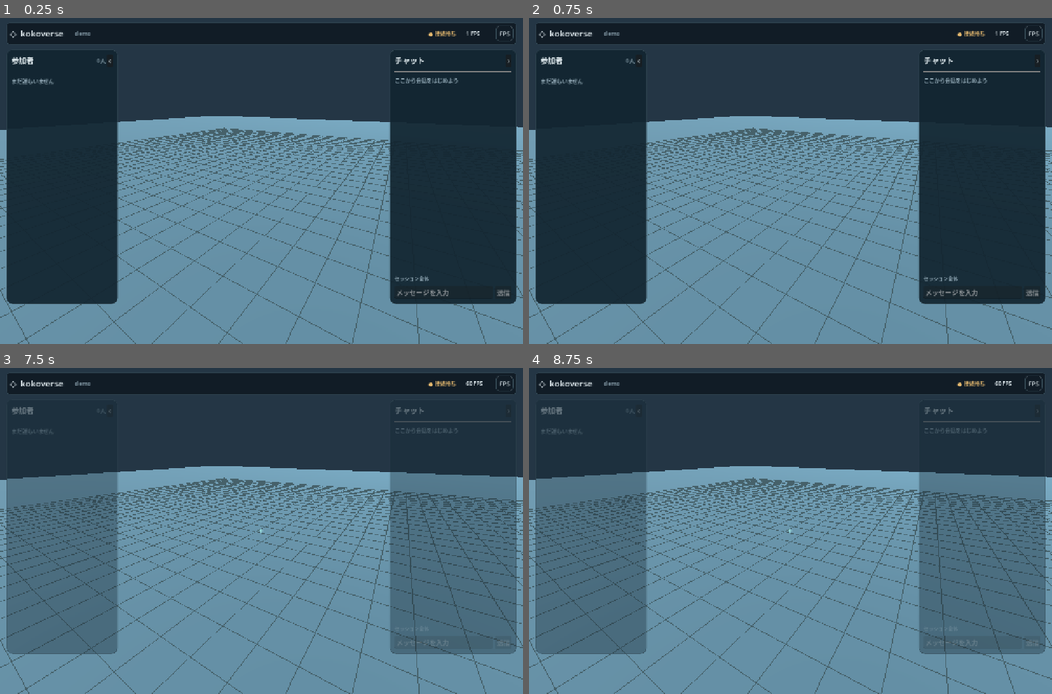
Above: before the commit, frames 1-4 (two rows, left to right).
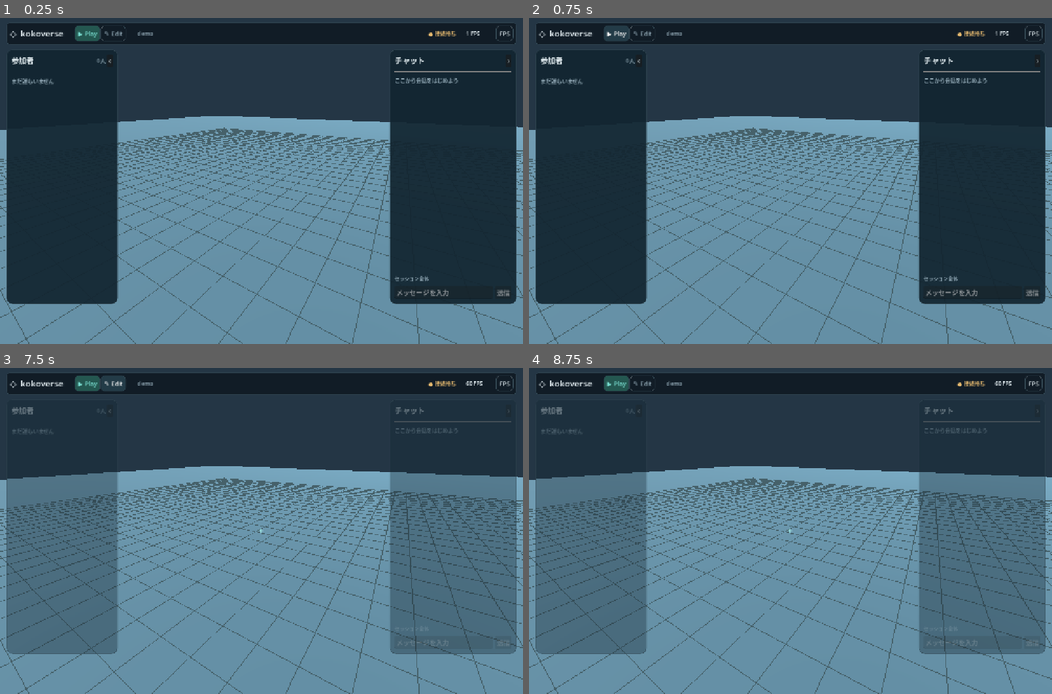
Above: after the commit, the same moments.

Repository: HutsuNoNingen/tukurium
Game: Godot game, scene res://main.tscn
Same seed, same stepped clock (60 frames per second), same inputs: the game is played once before the commit and once after it.
Inputs (mouse positions are in pixels of both pictures, inside the frame that each line leads up to):
- Up to frame 1 (0.25 s): no input
- Up to frame 2 (0.75 s): click (617, 34) at 0.5 s, where only the run after the commit has a clickable "▶ Play"
- Up to frame 3 (7.5 s): click (88, 384) at 1.25 s, where only the run after the commit has a clickable "▶ Play"; click "‹" at 2 s; click "›" at 2.75 s; click "›" at 3.5 s; click "‹" at 4.25 s; click "FPS" at 5 s; click "Fly camera" at 5.75 s; click "Third person" at 6.5 s; click (115, 384) at 7.25 s, where only the run after the commit has a clickable "✎ Edit"
- Up to frame 4 (8.75 s): tap Enter (ui_accept) at 8 s; move the mouse to (816, 527) at 8.02 s; hold W (move_forward) from 8.03 s (still down); tap I at 8.1 s; click (816, 527) at 8.17 s; tap Space (jump) at 8.27 s

The runs differ from the first frame. In frame 1, 0.3% of the frame differs, in the area x 14-30%, y 2-8%; in frame 2, 0.3%; in frame 3, 0.5%; in frame 4, 0.3%.

Commit message:
Add local Play and Edit UI modes

Diff:
--- a/client-godot/creation_smoke.gd
+++ b/client-godot/creation_smoke.gd
@@ -52,6 +52,8 @@
 	var scene=load("res://main.tscn").instantiate()
 	root.add_child(scene)
 	if not await until(func(): return scene.editable and scene.player_initialized,"Scene not ready"): quit(1); return
+	click(scene.hud.edit_mode_buttons.edit.get_global_rect().get_center())
+	if not scene.edit_mode: push_error("Creation tools require Edit mode"); quit(1); return
 	click(root.size*0.5,MOUSE_BUTTON_MIDDLE)
 	click(scene.hud.ring.center+Vector2(0,125))
 	if not await until(func(): return scene.world_panels.panels.size()==1,"Ring did not open shared creation panel"): quit(1); return
--- a/client-godot/hierarchy_smoke.gd
+++ b/client-godot/hierarchy_smoke.gd
@@ -12,6 +12,7 @@
 	var scene = load("res://main.tscn").instantiate()
 	root.add_child(scene)
 	if not await until(func(): return scene.editable and not scene.current.is_empty(),"Not ready"): quit(1); return
+	scene.hud.set_edit_mode(true)
 	var parent: String = scene.selected_id
 	scene.world_panels.open_inspector(parent,true)
 	if not await until(func(): return scene.world_panels.windows.size()==1,"No window"): quit(1); return
--- a/client-godot/hud_smoke.gd
+++ b/client-godot/hud_smoke.gd
@@ -52,6 +52,7 @@
 	if scene.fps_active or Input.mouse_mode!=Input.MOUSE_MODE_VISIBLE: push_error("Startup captured the mouse"); quit(1); return
 	if scene.hud.cursor_texture==null or scene.hud.cursor_texture.get_size()!=Vector2(32,32): push_error("Custom cursor was not installed"); quit(1); return
 	if scene.hud.dock_open or scene.hud.dock_holder.visible: push_error("Dock appeared before Esc"); quit(1); return
+	if scene.edit_mode or scene.hud.dock_buttons.inspector.visible: push_error("Startup did not use Play mode"); quit(1); return
 	if not scene.social_panels.left.visible or not scene.social_panels.right.visible: push_error("Session side panels are missing"); quit(1); return
 	if not await until(func(): return scene.social_panels.count_label.text=="1人","Participant list did not receive presence"): quit(1); return
 	for top_button in scene.hud.root.get_node("TopBar").find_children("*", "Button", true, false):
@@ -83,6 +84,20 @@
 	if scene.social_panels.input_locked or scene.social_panels.left.modulate.a<0.9 or not scene.social_panels.chat_input.editable: push_error("Esc did not reactivate session panels"); quit(1); return
 	await create_timer(0.33).timeout
 	if absf(scene.hud.dock_holder.offset_top+86.0)>1.0: push_error("Dock did not slide into place"); quit(1); return
+	key(KEY_I)
+	click(root.size*0.5,MOUSE_BUTTON_MIDDLE)
+	scene.world_panels.open_inspector(scene.selected_id,true)
+	if not scene.world_panels.windows.is_empty() or scene.hud.ring.visible: push_error("Play mode opened an editor tool"); quit(1); return
+	click(scene.hud.edit_mode_buttons.edit.get_global_rect().get_center())
+	if not scene.edit_mode or not scene.hud.dock_buttons.inspector.visible: push_error("Edit mode did not add Inspector to dock"); quit(1); return
+	await capture("-edit")
+	click(scene.hud.dock_buttons.inspector.get_global_rect().get_center())
+	if not await until(func(): return scene.world_panels.windows.size()==1,"Dock did not open 2D inspector"): quit(1); return
+	if not scene.world_panels.panels.is_empty(): push_error("Dock inspector created a shared panel"); quit(1); return
+	click(scene.hud.edit_mode_buttons.play.get_global_rect().get_center())
+	if scene.edit_mode or scene.hud.dock_buttons.inspector.visible or not scene.world_panels.windows.is_empty(): push_error("Play mode kept editor UI open"); quit(1); return
+	click(scene.hud.edit_mode_buttons.edit.get_global_rect().get_center())
+	if not scene.edit_mode: push_error("Could not return to Edit mode"); quit(1); return
 	key(KEY_ESCAPE)
 	await create_timer(0.33).timeout
 	if scene.hud.dock_open or scene.hud.dock_holder.visible: push_error("Second Esc did not hide the dock"); quit(1); return
--- a/client-godot/inspector_ux_smoke.gd
+++ b/client-godot/inspector_ux_smoke.gd
@@ -14,6 +14,7 @@
 	var scene = load("res://main.tscn").instantiate()
 	root.add_child(scene)
 	if not await until(func(): return scene.editable and not scene.current.is_empty(), "Scene not ready"): quit(1); return
+	scene.hud.set_edit_mode(true)
 	if scene.inspector_shell.visible: push_error("Legacy inspector should start closed"); quit(1); return
 	var initial_count: int = scene.objects.size()
 	var initial_target: String = scene.selected_id
--- a/client-godot/main.gd
+++ b/client-godot/main.gd
@@ -89,6 +89,7 @@
 var avatar_camera := true
 var first_person := false
 var fps_active := false
+var edit_mode := false
 var hand_grab: Dictionary = {}
 var grab_waiting := false
 var grab_releasing := false
@@ -1022,7 +1023,7 @@
 	draw_render_hierarchy(delta)
 	update_selection_outline()
 	world_panels.tick()
-	if not current.is_empty() and not hud.blocking(): gizmo.set_target(cube.position, editable and not busy and not look and not fps_active)
+	if edit_mode and not current.is_empty() and not hud.blocking(): gizmo.set_target(cube.position, editable and not busy and not look and not fps_active)
 	else: gizmo.clear_target()
 	if look and not gizmo.dragging and not avatar_camera:
 		var movement := Vector3.ZERO
@@ -1459,7 +1460,7 @@
 	if world_panels.route_input(event):
 		get_viewport().set_input_as_handled()
 		return
-	if event is InputEventKey and event.pressed and not event.echo and event.ctrl_pressed and event.physical_keycode == KEY_I and not gameplay_keyboard_blocked():
+	if edit_mode and event is InputEventKey and event.pressed and not event.echo and event.ctrl_pressed and event.physical_keycode == KEY_I and not gameplay_keyboard_blocked():
 		world_panels.open_inspector(selected_id, event.shift_pressed)
 		get_viewport().set_input_as_handled()
 		return
@@ -1467,7 +1468,7 @@
 		if event.pressed and not event.echo: try_jump()
 		get_viewport().set_input_as_handled()
 		return
-	if event is InputEventKey and event.pressed and not event.echo and event.physical_keycode == KEY_I:
+	if edit_mode and event is InputEventKey and event.pressed and not event.echo and event.physical_keycode == KEY_I:
 		var focus := get_viewport().gui_get_focus_owner()
 		if fps_active or not (focus is LineEdit or focus is TextEdit):
 			world_panels.open_inspector(selected_id, true)
--- a/client-godot/reference_smoke.gd
+++ b/client-godot/reference_smoke.gd
@@ -12,6 +12,7 @@
 	var scene = load("res://main.tscn").instantiate()
 	root.add_child(scene)
 	if not await until(func(): return scene.editable and not scene.current.is_empty(),"Not ready"): quit(1); return
+	scene.hud.set_edit_mode(true)
 	var source: String = scene.selected_id
 	scene.world_panels.open_inspector(source)
 	if not await until(func(): return scene.world_panels.panels.size()==1,"Source inspector missing"): quit(1); return
--- a/client-godot/shared_script_smoke.gd
+++ b/client-godot/shared_script_smoke.gd
@@ -38,6 +38,7 @@
 	var scene = load("res://main.tscn").instantiate()
 	root.add_child(scene)
 	if not await until(func(): return scene.editable and not scene.current.is_empty(),"Scene not ready"): quit(1); return
+	scene.hud.set_edit_mode(true)
 	var target: String = scene.selected_id
 	for _i in 2: scene.world_panels.open_inspector(target)
 	if not await until(func(): return scene.world_panels.panels.size() == 2,"Shared inspectors missing"): quit(1); return
--- a/client-godot/world_hud.gd
+++ b/client-godot/world_hud.gd
@@ -16,6 +16,7 @@
 var dock_holder: CenterContainer
 var dock: HBoxContainer
 var dock_buttons := {}
+var edit_mode_buttons := {}
 var dock_tween: Tween
 var dock_open := false
 var cursor_texture: ImageTexture
@@ -82,6 +83,12 @@
 	bar.add_child(row)
 	row.add_child(text("◇  kokoverse",21))
 	row.add_child(VSeparator.new())
+	var edit_switch := HBoxContainer.new()
+	edit_switch.add_theme_constant_override("separation",2)
+	row.add_child(edit_switch)
+	edit_mode_buttons.play=button(edit_switch,"▶ Play",func(): set_edit_mode(false))
+	edit_mode_buttons.edit=button(edit_switch,"✎ Edit",func(): set_edit_mode(true))
+	row.add_child(VSeparator.new())
 	room_label=text("Workshop",14,MUTED)
 	room_label.size_flags_horizontal=Control.SIZE_EXPAND_FILL
 	room_label.text_overrun_behavior=TextServer.OVERRUN_TRIM_ELLIPSIS
@@ -97,6 +104,7 @@
 	mode_button.tooltip_text="視点切り替え · F5"
 	build_menu()
 	build_dock()
+	refresh_edit_mode()
 	root.add_child(ring)
 	ring.set_anchors_and_offsets_preset(Control.PRESET_FULL_RECT)
 	ring.hide()
@@ -162,7 +170,7 @@
 	dock=HBoxContainer.new()
 	dock.add_theme_constant_override("separation",10)
 	holder.add_child(dock)
-	for item in [["sessions","⌂","セッション"],["library","▦","インベントリ"],["workshop","✦","ワークショップ"],["settings","⚙","設定"]]:
+	for item in [["sessions","⌂","セッション"],["library","▦","インベントリ"],["workshop","✦","ワークショップ"],["inspector","▣","インスペクタ"],["settings","⚙","設定"]]:
 		var key: String=item[0]
 		var tile := Button.new()
 		tile.text=item[1]+"\n"+item[2]
@@ -178,7 +186,30 @@
 		tile.pressed.connect(func(): open_dock(key))
 		dock.add_child(tile)
 		dock_buttons[key]=tile
+	dock_buttons.inspector.hide()
 	holder.hide()
+
+func refresh_edit_mode() -> void:
+	for key in ["play","edit"]:
+		var active: bool=app.edit_mode == (key=="edit")
+		var tile: Button=edit_mode_buttons[key]
+		tile.add_theme_stylebox_override("normal",style(Color("245750") if active else Color.TRANSPARENT,8))
+		tile.add_theme_color_override("font_color",ACCENT if active else MUTED)
+	dock_buttons.inspector.visible=app.edit_mode
+
+func set_edit_mode(enabled: bool) -> void:
+	if app.edit_mode==enabled: return
+	app.edit_mode=enabled
+	if not enabled:
+		ring.hide()
+		app.world_panels.clear_focus()
+		for id in app.world_panels.windows.keys(): app.world_panels.close_window(id)
+		app.inspector_shell.hide()
+		app.inspector_toggle.set_pressed_no_signal(false)
+		if app.script_editor.window != null: app.script_editor.window.hide()
+		if app.gizmo.dragging: app.gizmo.cancel_drag()
+	app.world_panels.refresh_gizmos()
+	refresh_edit_mode()
 
 func set_dock_open(open: bool, animate: bool = true) -> void:
 	if dock_open==open: return
@@ -202,7 +233,9 @@
 	dock_tween.finished.connect(func(): if not dock_open: dock_holder.hide())
 
 func open_dock(key: String) -> void:
-	if key=="settings":
+	if key=="inspector":
+		if app.edit_mode: app.world_panels.toggle_dock_inspector(app.selected_id)
+	elif key=="settings":
 		toggle_menu()
 	elif workspace != null and workspace.enabled:
 		menu.hide()
@@ -216,7 +249,7 @@
 	return menu.visible or ring.visible or workspace_open()
 
 func open_creation() -> void:
-	app.world_panels.open_creation()
+	if app.edit_mode: app.world_panels.open_creation()
 
 func release_to_cursor() -> void:
 	var captured: bool=Input.mouse_mode==Input.MOUSE_MODE_CAPTURED or app.fps_active
@@ -258,6 +291,7 @@
 	if blocking(): app.release_cursor()
 
 func show_ring(position: Vector2) -> void:
+	if not app.edit_mode: return
 	var screen: Vector2 = app.get_viewport().get_visible_rect().size*0.5 if app.fps_active else position
 	ring_target=app.selected_id
 	var origin: Vector3=app.camera.project_ray_origin(screen)
@@ -274,6 +308,7 @@
 
 func choose_action(index: int) -> void:
 	ring.hide()
+	if not app.edit_mode: return
 	match index:
 		0: app.world_panels.open_inspector(ring_target,true)
 		1: app.world_panels.open_inspector(ring_target)
@@ -293,6 +328,7 @@
 			cycle_view()
 			return true
 	if event is InputEventMouseButton and event.button_index == MOUSE_BUTTON_MIDDLE:
+		if not app.edit_mode: return false
 		# Opening the ring releases the cursor and cancels a right-click grab.
 		if app.right_down or app.look or app.grab_waiting or not app.hand_grab.is_empty(): return true
 		if event.pressed:
@@ -327,3 +363,5 @@
 		var active: bool=workspace_open() and workspace.windows[key].visible
 		dock_buttons[key].add_theme_color_override("font_color",ACCENT if active else TEXT)
 	dock_buttons.settings.add_theme_color_override("font_color",ACCENT if menu.visible else TEXT)
+	var inspector_open: bool=app.world_panels.windows.has(app.world_panels.dock_inspector_id)
+	dock_buttons.inspector.add_theme_color_override("font_color",ACCENT if inspector_open else TEXT)
--- a/client-godot/world_panels.gd
+++ b/client-godot/world_panels.gd
@@ -14,6 +14,7 @@
 var drive_sources: Dictionary = {}
 var evaluated_transforms: Dictionary = {}
 var windows: Dictionary = {}
+var dock_inspector_id := ""
 var pending_panel_close: Dictionary = {}
 var carried_reference: Dictionary = {}
 
@@ -93,7 +94,7 @@
 	return origin + forward*distance
 
 func open_inspector(target_id: String = "", desktop: bool = false) -> void:
-	if not app.editable: return
+	if not app.edit_mode or not app.editable: return
 	if desktop:
 		open_window(target_id)
 		return
@@ -115,7 +116,7 @@
 	command({"kind":"structure","command":{"action":"delete","target":app.address_of(app.objects[id]),"expected_revision":app.objects[id].object_revision}})
 
 func open_creation() -> void:
-	if not app.editable: return
+	if not app.edit_mode or not app.editable: return
 	var position := panel_spawn_position(2.6)
 	var q: Quaternion = app.camera.global_basis.get_rotation_quaternion()
 	command({"kind":"structure","command":{"action":"create_creation_panel","position":[position.x,position.y,position.z],"rotation":[q.x,q.y,q.z,q.w]}}, func(result):
@@ -138,7 +139,14 @@
 	for window in windows.values(): window.get_meta("inspector").refresh_local()
 	refresh_gizmos()
 
-func open_window(target_id: String = "") -> void:
+func toggle_dock_inspector(target_id: String = "") -> void:
+	if windows.has(dock_inspector_id):
+		close_window(dock_inspector_id)
+	else:
+		dock_inspector_id = open_window(target_id)
+
+func open_window(target_id: String = "") -> String:
+	if not app.edit_mode: return ""
 	app.release_cursor()
 	var id := "desktop-%s-%s" % [Time.get_ticks_usec(), randi()]
 	var window := Window.new()
@@ -168,9 +176,11 @@
 	view.set_initial_target(target_id)
 	window.show()
 	window.grab_focus()
+	return id
 
 func close_window(id: String, force: bool = false) -> void:
 	if not windows.has(id): return
+	if id == dock_inspector_id: dock_inspector_id = ""
 	var window: Window = windows[id]
 	var view = window.get_meta("inspector")
 	window.gui_release_focus()
@@ -216,7 +226,7 @@
 			shared_gizmos[target_id] = gizmo
 		shared_gizmos[target_id].set_target(app.render_nodes[target_id].position, false)
 		shared_gizmos[target_id].shared_active = app.remote_previews.has(target_id)
-		shared_gizmos[target_id].visible = target_id != app.selected_id
+		shared_gizmos[target_id].visible = app.edit_mode and target_id != app.selected_id
 	for id in shared_gizmos.keys():
 		if not wanted.has(id):
 			shared_gizmos[id].queue_free()
Not shown, changed: docs/inspector-controls.md
Not shown, changed: guidelines/ui-surfaces.md
